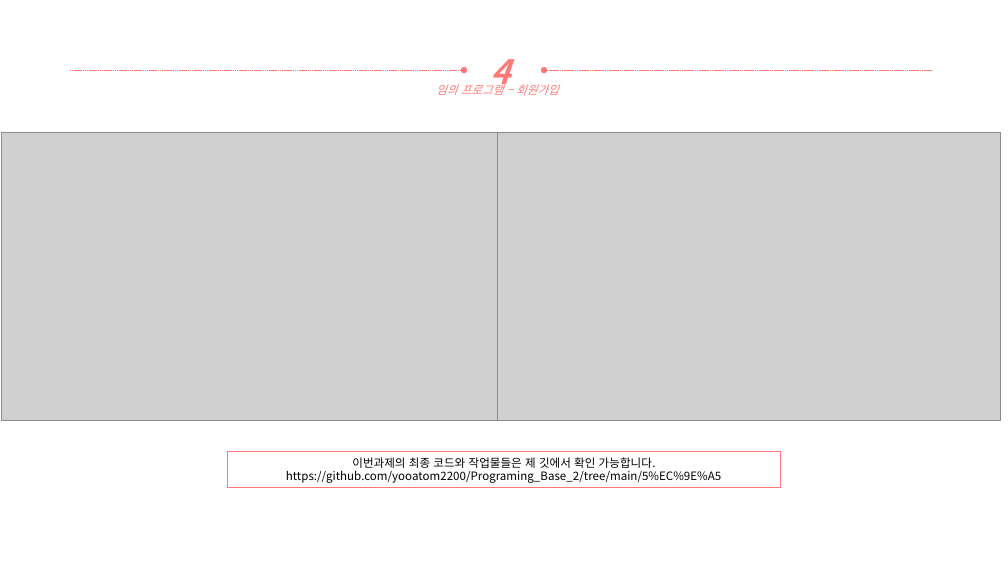
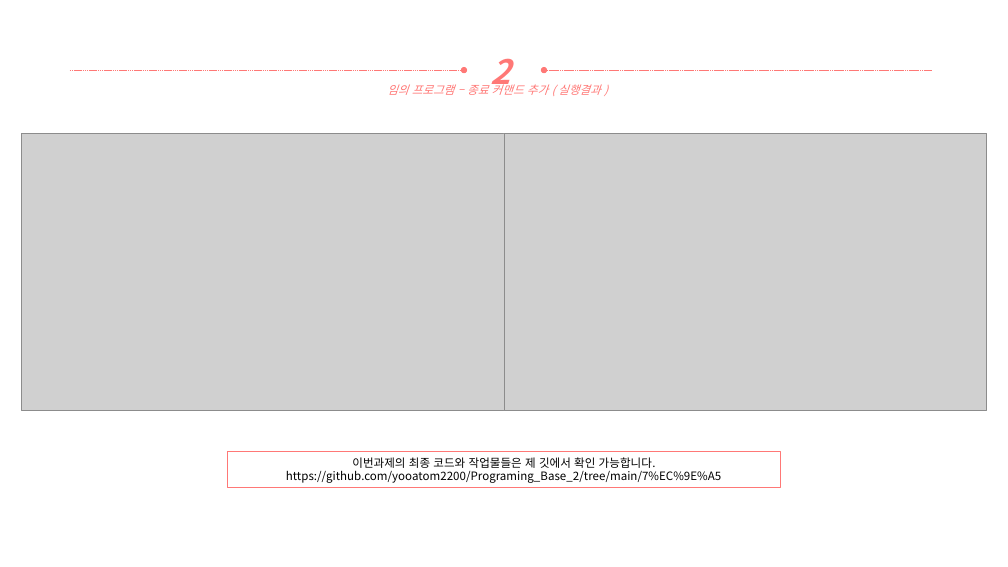
Before and after one commit to yooatom2200/Programing_Base_2, a slide deck: slide 9 of 7장/20164091-송희령-7장 과제.pptx. Drawn at 1008x567 pixels with LibreOffice and Linux fonts; fonts in the diff are those of the drawing; grey boxes stand for pictures. Boxes give left, top, right and bottom in pixels: in the first picture for what was removed or moved away, otherwise in the second. Text is boxed around its words. In the diff, an @@ line names an element or a change of style, - is before the commit and + after.

```diff
--- a/7장/20164091-송희령-7장 과제.pptx
+++ b/7장/20164091-송희령-7장 과제.pptx
@@ text at [491,59,511,94]: text changed @@
-4
+2
@@ text at [387,82,601,95]: text changed @@
-임의 프로그램 – 회원가입
+임의 프로그램 – 종료 커맨드 추가 ( 실행결과 )
@@ picture: place and size @@
-picture at [2,132,504,421]
+picture at [21,133,504,411]
@@ picture: place and size @@
-picture at [498,132,1000,421]
+picture at [504,133,988,411]
@@ text in rectangle at [286,470,721,483]: text changed @@
-https://github.com/yooatom2200/Programing_Base_2/tree/main/5%EC%9E%A5
+https://github.com/yooatom2200/Programing_Base_2/tree/main/7%EC%9E%A5
```
Also in this commit, not shown: 3 other files.
